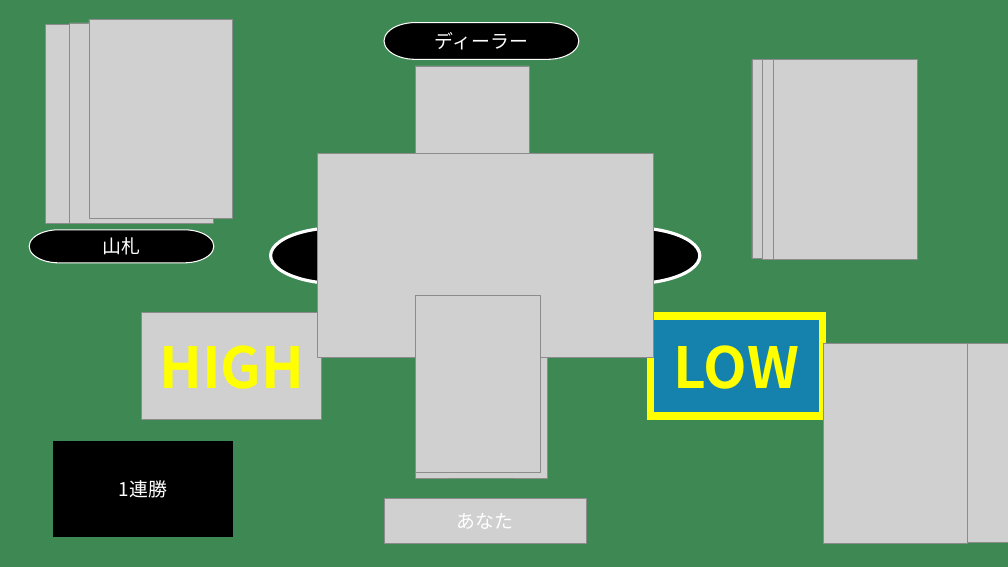
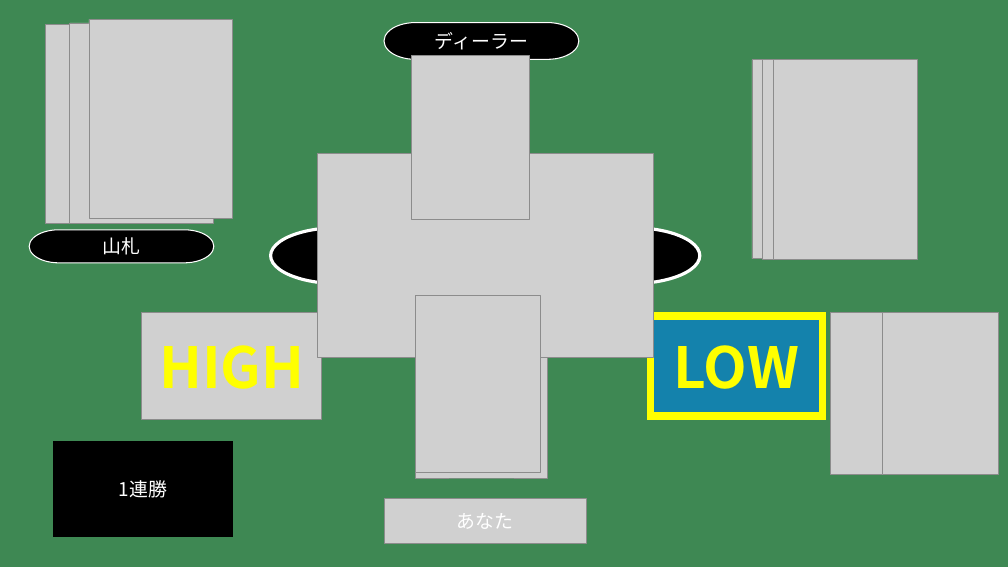
Before and after one commit to t-kobashi09/Highandlow, a slide deck: slide 3 of 設計/画面設計.pptx. Drawn at 1008x567 pixels with LibreOffice and Linux fonts; fonts in the diff are those of the drawing; grey boxes stand for pictures. Boxes give left, top, right and bottom in pixels: in the first picture for what was removed or moved away, otherwise in the second. Text is boxed around its words. In the diff, an @@ line names an element or a change of style, - is before the commit and + after.

```diff
--- a/設計/画面設計.pptx
+++ b/設計/画面設計.pptx
@@ picture resized from (x1=868, y1=343, x2=1008, y2=542) to (x1=411, y1=55, x2=529, y2=219) @@
@@ picture added at (x1=831, y1=312, x2=949, y2=475) @@
@@ picture added at (x1=882, y1=312, x2=999, y2=475) @@
@@ picture removed at (x1=823, y1=343, x2=968, y2=544) @@
```
Also in this commit, not shown: 3 other slides changed, 1 other file.
